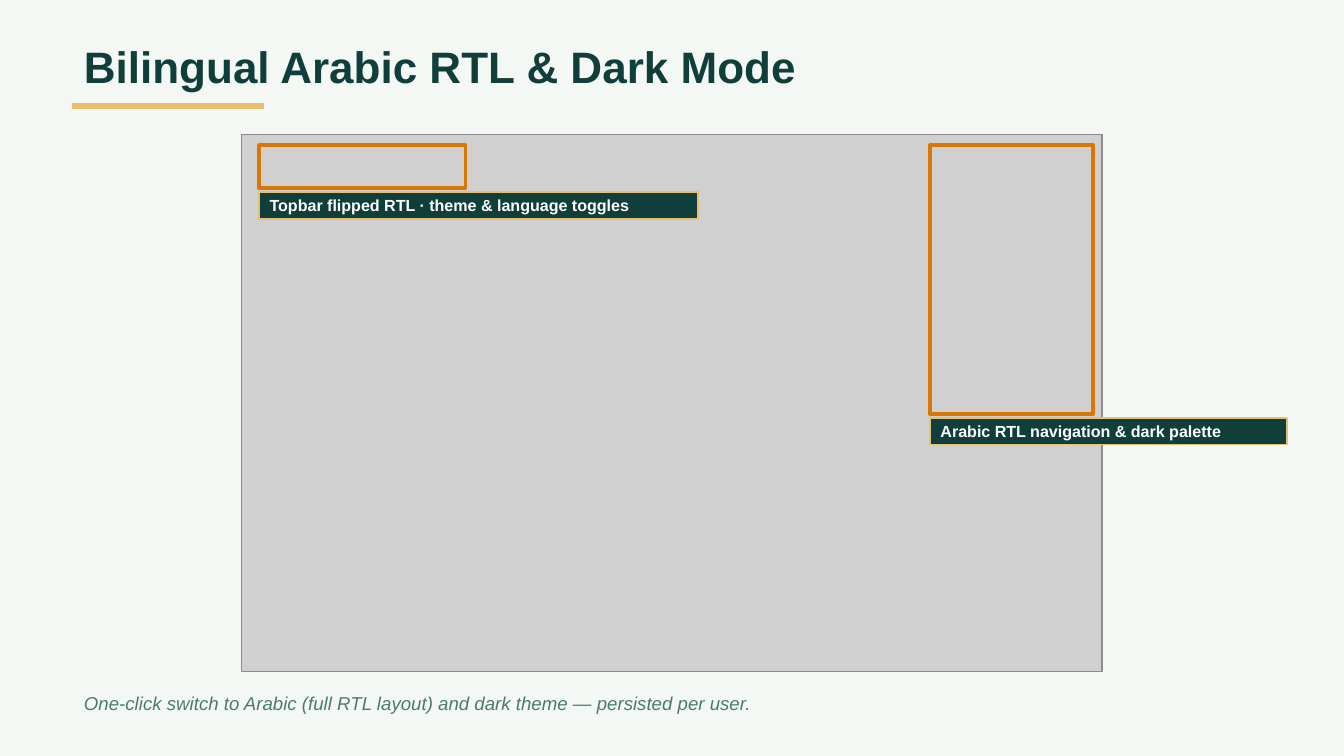
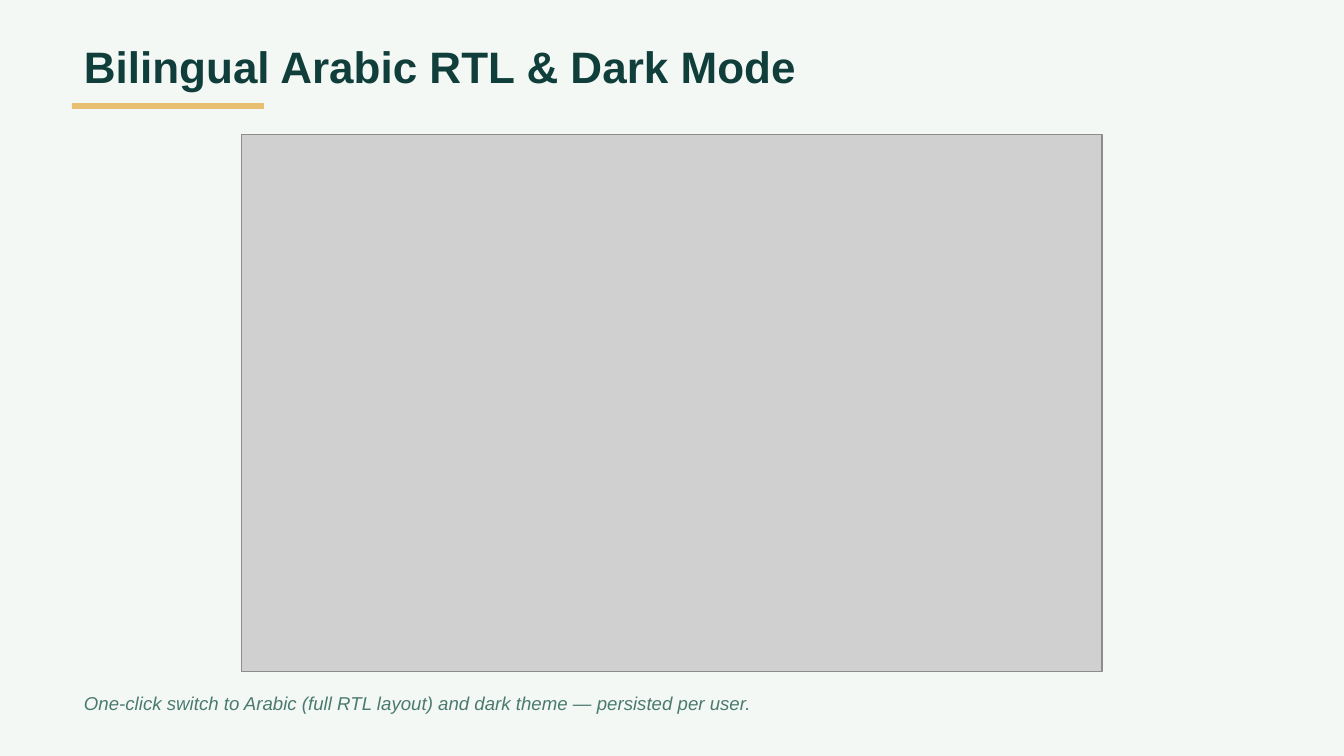
Before and after one commit to Ahmed-Mahdyy/Daimoma, a slide deck: slide 16 of docs/presentation/Daimoma-presentation.pptx. Drawn at 1344x756 pixels with LibreOffice and Linux fonts; fonts in the diff are those of the drawing; grey boxes stand for pictures. Boxes give left, top, right and bottom in pixels: in the first picture for what was removed or moved away, otherwise in the second. Text is boxed around its words. In the diff, an @@ line names an element or a change of style, - is before the commit and + after.

```diff
--- a/docs/presentation/Daimoma-presentation.pptx
+++ b/docs/presentation/Daimoma-presentation.pptx
@@ rectangle removed at (260, 145, 466, 188) @@
@@ rectangle removed at (931, 145, 1094, 413) @@
@@ rectangle removed at (260, 191, 699, 218) @@
-Topbar flipped RTL · theme & language toggles
@@ rectangle removed at (931, 418, 1288, 445) @@
-Arabic RTL navigation & dark palette
```
Also in this commit, not shown: 7 other slides changed, 1 other file.
